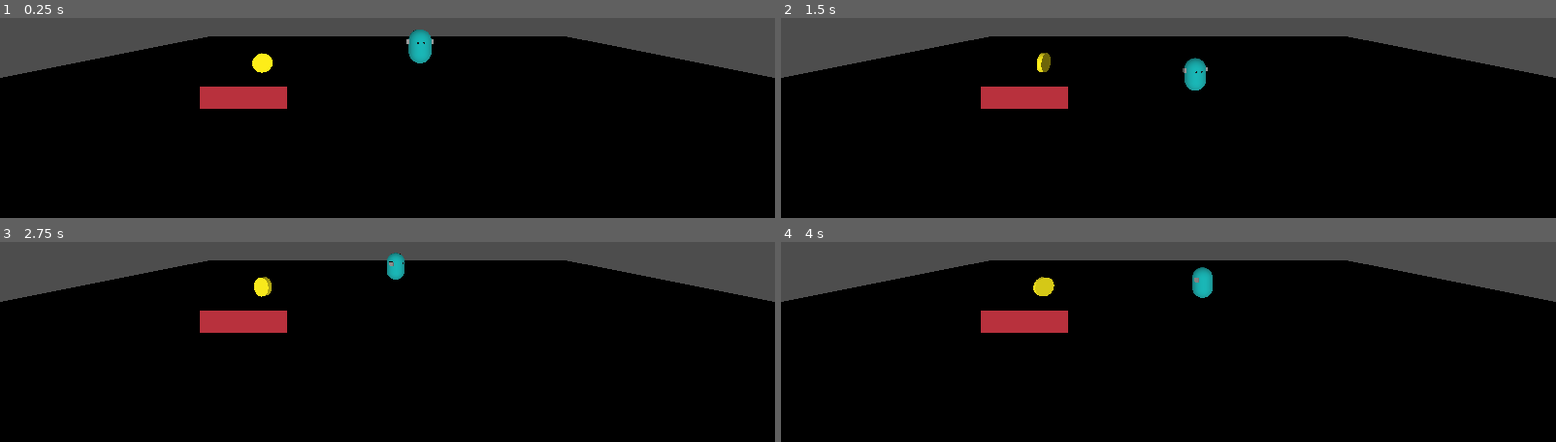
Above: before the commit, frames 1-4 (two rows, left to right).
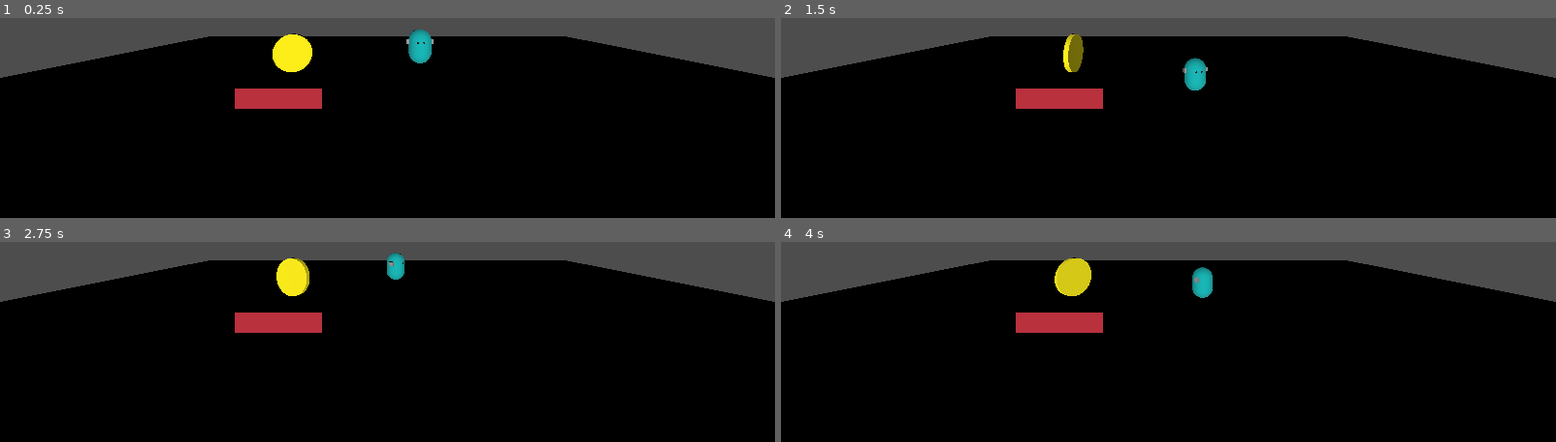
Above: after the commit, the same moments.

Repository: visuallization/godot-4-ml-platformer
Game: Godot game, scene res://environments/platformer/Environment.tscn
The game is run twice, just before and just after one commit, with the same random seed, the same clock (stepped at 60 frames per second) and the same inputs.
Inputs:
- Up to frame 1 (0.25 s): no input
- Up to frame 2 (1.5 s): hold Right (ui_right) 0.53-1.28 s; tap Space at 0.77 s; hold Down (ui_down) from 1.28 s (still down)
- Up to frame 3 (2.75 s): tap Space at 1.52 s; release Down (ui_down) at 2.03 s; hold Right (ui_right) from 2.03 s (still down)
- Up to frame 4 (4 s): release Right (ui_right) at 2.78 s; hold Up (ui_up) 2.78-3.53 s; tap Space at 3.02, 3.77 s; hold Left (ui_left) from 3.53 s (still down)

The runs differ from the first frame. In frame 1, 2.0% of the frame differs, in the area x 25-42%, y 7-46%; in frame 2, 1.6%; in frame 3, 1.9%; in frame 4, 1.9%.

Commit message:
feat(coin platform): added coin plaform

Diff:
--- /dev/null
+++ b/common/CoinPlatform.gd
@@ -0,0 +1,10 @@
+extends Node3D
+
+signal coin_collected()
+
+func _ready():
+	var collectible = get_node("Collectible")
+	collectible.collected.connect(on_coin_collected)
+
+func on_coin_collected():
+	emit_signal("coin_collected")
--- /dev/null
+++ b/common/CoinPlatform.tscn
@@ -0,0 +1,13 @@
+[gd_scene load_steps=4 format=3 uid="uid://1qo1qs0ravof"]
+
+[ext_resource type="Script" path="res://common/CoinPlatform.gd" id="1_pxi6g"]
+[ext_resource type="PackedScene" uid="uid://2chccghua8le" path="res://common/Collectible.tscn" id="1_w6xlv"]
+[ext_resource type="PackedScene" uid="uid://tvju2dyy547n" path="res://common/Platform.tscn" id="2_u7wkv"]
+
+[node name="CoinPlatform" type="Node3D"]
+script = ExtResource("1_pxi6g")
+
+[node name="Collectible" parent="." instance=ExtResource("1_w6xlv")]
+transform = Transform3D(1, 0, 0, 0, 1, 0, 0, 0, 1, 0, 3.5, 0)
+
+[node name="Platform" parent="." instance=ExtResource("2_u7wkv")]
--- a/common/Collectible.gd
+++ b/common/Collectible.gd
@@ -2,12 +2,15 @@
 
 @export var rotation_speed := 1
 
+signal collected()
+
 func _ready():
-	connect("body_entered",Callable(self,"_on_body_entered"))
+	self.body_entered.connect(_on_body_entered)
 
 # Called every frame. 'delta' is the elapsed time since the previous frame.
 func _process(delta):
 	rotate(Vector3(0, 1, 0), rotation_speed * delta)
 
 func _on_body_entered(body:Node):
+	emit_signal("collected")
 	queue_free()
--- a/common/Collectible.tscn
+++ b/common/Collectible.tscn
@@ -7,8 +7,8 @@
 
 [sub_resource type="CylinderMesh" id="4"]
 material = SubResource("3")
-top_radius = 1.0
-bottom_radius = 1.0
+top_radius = 2.0
+bottom_radius = 2.0
 height = 0.5
 
 [sub_resource type="SphereShape3D" id="5"]
--- a/environments/platformer/Environment.tscn
+++ b/environments/platformer/Environment.tscn
@@ -1,18 +1,14 @@
-[gd_scene load_steps=6 format=3 uid="uid://dmrdmil31g7s"]
+[gd_scene load_steps=5 format=3 uid="uid://dmrdmil31g7s"]
 
-[ext_resource type="PackedScene" uid="uid://tvju2dyy547n" path="res://common/Platform.tscn" id="1_erapm"]
-[ext_resource type="PackedScene" uid="uid://2chccghua8le" path="res://common/Collectible.tscn" id="2_q0rle"]
 [ext_resource type="PackedScene" uid="uid://3qswbxgyj0k6" path="res://common/Player.tscn" id="3_npr1j"]
+[ext_resource type="PackedScene" uid="uid://1qo1qs0ravof" path="res://common/CoinPlatform.tscn" id="4_8fdud"]
 [ext_resource type="PackedScene" uid="uid://brvd0sm8361xb" path="res://common/Floor.tscn" id="4_jphtt"]
 [ext_resource type="PackedScene" uid="uid://b1iq4ayu4qbgh" path="res://common/InputController.tscn" id="5_o4eoa"]
 
 [node name="Environment" type="Node3D"]
 
-[node name="Platform" parent="." instance=ExtResource("1_erapm")]
-transform = Transform3D(1, 0, 0, 0, 1, 0, 0, 0, 1, -13.17, 1.12466, 0)
-
-[node name="Collectible" parent="Platform" instance=ExtResource("2_q0rle")]
-transform = Transform3D(1, 0, 0, 0, 1, 0, 0, 0, 1, 0, 2.34637, 0)
+[node name="CoinPlatform" parent="." instance=ExtResource("4_8fdud")]
+transform = Transform3D(1, 0, 0, 0, 1, 0, 0, 0, 1, -10, 1, 0)
 
 [node name="Player" parent="." instance=ExtResource("3_npr1j")]
 transform = Transform3D(1, 0, 0, 0, 1, 0, 0, 0, 1, 3.42436, 5.50612, 0)
